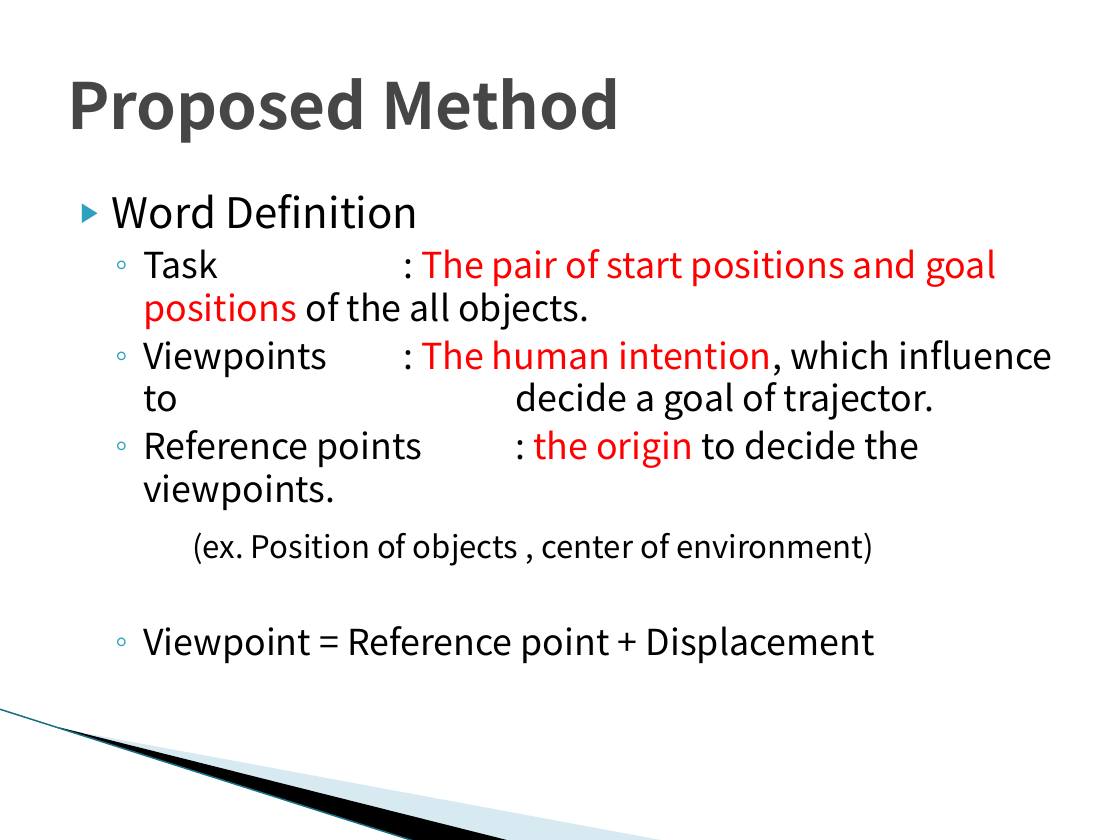
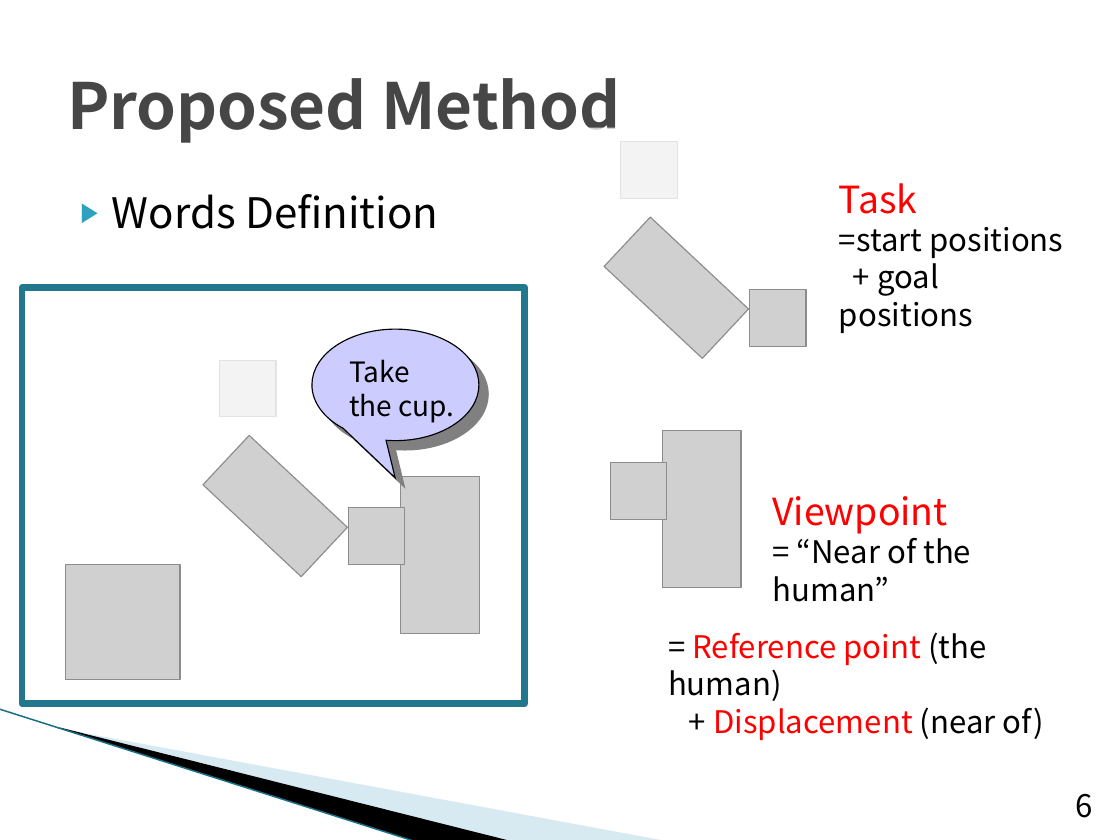
Before and after one commit to TetsuyaKomota/GitforEclipseTest, a slide deck: slide 6 of IntentionLearning/memo/Understanding Intentions(for seminar)_silde.pptx. Drawn at 1120x840 pixels with LibreOffice and Linux fonts; fonts in the diff are those of the drawing; grey boxes stand for pictures; background and template pictures are left out. Boxes give left, top, right and bottom in pixels: in the first picture for what was removed or moved away, otherwise in the second. Text is boxed around its words. In the diff, an @@ line names an element or a change of style, - is before the commit and + after.

```diff
--- a/IntentionLearning/memo/Understanding Intentions(for seminar)_silde.pptx
+++ b/IntentionLearning/memo/Understanding Intentions(for seminar)_silde.pptx
@@ rectangle added at (581, 128, 696, 209), fill #FFFFFF at 75% opacity @@
@@ picture added at (620, 142, 678, 199) @@
@@ text at (112, 194, 438, 229): text changed; size 23 to 27 pt @@
-▶ Word Definition
-  ◦ Task : The pair of start positions and goal positions of the all objects.
-  ◦ Viewpoints : The human intention, which influence to decide a goal of trajector.
-  ◦ Reference points : the origin to decide the viewpoints.
-(ex. Position of objects , center of environment)
-  ◦ Viewpoint = Reference point + Displacement
+▶ Words Definition
@@ text added at (839, 183, 1063, 333), 20 pt, text #000000 @@
+Task
+=start positions
++ goal positions
@@ picture added at (604, 217, 749, 358) @@
@@ rectangle added at (22, 288, 525, 703), outline #21788D 4.33 pt @@
@@ picture added at (749, 290, 806, 347) @@
@@ freeform shape added at (311, 329, 478, 478), fill #CCCCFF, outline #000000 0.75 pt @@
@@ rectangle added at (180, 346, 295, 428), fill #FFFFFF at 75% opacity @@
@@ text added at (349, 359, 454, 423), 18 pt, text #000000 @@
+Take
+the cup.
@@ picture added at (220, 361, 277, 418) @@
@@ picture added at (203, 436, 348, 577) @@
@@ picture added at (662, 431, 740, 588) @@
@@ picture added at (401, 476, 479, 633) @@
@@ picture added at (610, 463, 668, 520) @@
@@ picture added at (348, 507, 405, 564) @@
@@ text added at (772, 496, 971, 602), 20 pt, text #000000 @@
+Viewpoint
+= “Near of the human”
@@ picture added at (65, 564, 179, 679) @@
@@ text added at (668, 632, 1044, 740), 20 pt, text #FF0000 @@
+= Reference point (the human)
++ Displacement (near of)
@@ page number added at (1076, 793, 1093, 818), 20 pt, text #000000 @@
+6
```
Also in this commit, not shown: 23 other slides changed, 1 slide added, 1 other file.
